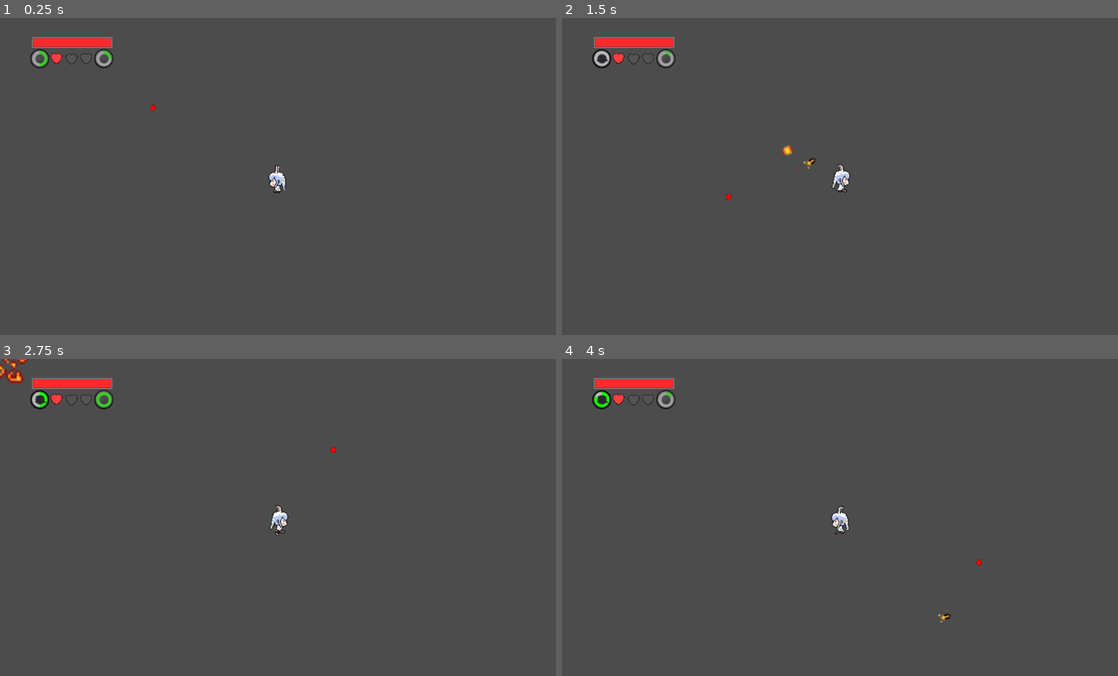
Above: before the commit, frames 1-4 (two rows, left to right).
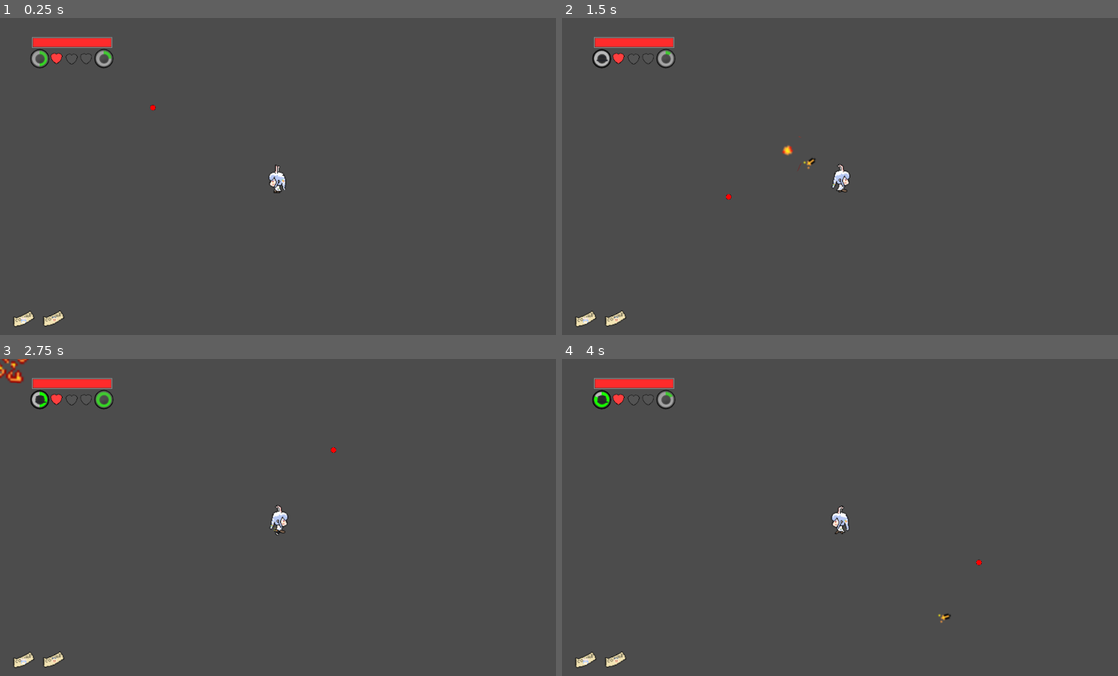
Above: after the commit, the same moments.

Repository: inazumaron/Holoworlds
Game: Godot game, scene res://PlayerEntity/char_Pekora.tscn
Same seed, same stepped clock (60 frames per second), same inputs: the game is played once before the commit and once after it. This scene is started directly instead of the project's main scene.
Inputs (mouse positions are in pixels of both pictures, inside the frame that each line leads up to):
- Up to frame 1 (0.25 s): no input
- Up to frame 2 (1.5 s): move the mouse to (962, 163) at 0.52 s; press the mouse at (962, 163) at 0.53 s; hold Right (ui_right) 0.53-1.28 s; right-click (962, 163) at 0.8 s; move the mouse to (728, 195) at 1.27 s; release the mouse at (728, 195) at 1.28 s; hold Down (ui_down) from 1.28 s (still down); right-click (728, 195) at 1.35 s
- Up to frame 3 (2.75 s): click (166, 536) at 1.55 s; move the mouse to (333, 450) at 2.02 s; release Down (ui_down) at 2.03 s; hold Right (ui_right) from 2.03 s (still down); tap Q (item_1_use) at 2.1 s; right-click (333, 450) at 2.3 s
- Up to frame 4 (4 s): move the mouse to (812, 587) at 2.77 s; release Right (ui_right) at 2.78 s; hold Up (ui_up) 2.78-3.53 s; tap E (item_2_use) at 2.85 s; click (812, 587) at 3.05 s; move the mouse to (1006, 571) at 3.52 s; press the mouse at (1006, 571) at 3.53 s; hold Left (ui_left) from 3.53 s (still down); right-click (1006, 571) at 3.8 s

The runs differ from the first frame. In frame 1, 0.2% of the frame differs, in the area x 2-12%, y 92-98%; in frame 2, 0.2%; in frame 3, 0.2%; in frame 4, 0.2%.

Commit message:
added item UI

Diff:
--- a/GameEntity/CharUI.gd
+++ b/GameEntity/CharUI.gd
@@ -24,6 +24,7 @@
 var small_hp_id = 1			#1,2, or 3
 
 func _ready():
+	update_items()
 	if H2_A:
 		$Small_heart_2.visible = false
 	if H3_A:
@@ -150,3 +151,27 @@
 			$Skill_s_status.play("shade")
 		else:
 			$Skill_s_status.play("none")
+
+func update_items():
+	var item_1_name = GameHandler.item1
+	var temp = get_item_animation(item_1_name)
+	$Item_1_icon.play(temp[0])
+	$Item_1_icon.frame = temp[1]
+	var item_2_name = GameHandler.item2
+	temp = get_item_animation(item_2_name)
+	$Item_2_icon.play(temp[0])
+	$Item_2_icon.frame = temp[1]
+
+func get_item_animation(x):
+	if "collab" in x:
+		return ["tickets", item_frame_char(x.to_lower())]
+	if "switch" in x:
+		return ["char_switch", item_frame_char(x.to_lower())]
+
+func item_frame_char(x):
+	if "flare" in x:
+		return 2
+	if "noel" in x:
+		return 3
+	if "pekora" in x:
+		return 4
--- a/GameEntity/CharUI.tscn
+++ b/GameEntity/CharUI.tscn
@@ -16,6 +16,8 @@
 [ext_resource path="res://Sprites/ui_skill_green.png" type="Texture" id=14]
 [ext_resource path="res://Sprites/ui_skill_fg.png" type="Texture" id=15]
 [ext_resource path="res://GameEntity/CharUI.gd" type="Script" id=16]
+[ext_resource path="res://Sprites/Item_tickets.png" type="Texture" id=17]
+[ext_resource path="res://Sprites/Item_char_switch.png" type="Texture" id=18]
 
 [sub_resource type="SpriteFrames" id=1]
 animations = [ {
@@ -29,35 +31,161 @@
 "name": "s2",
 "speed": 5.0
 }, {
+"frames": [ ExtResource( 2 ) ],
+"loop": true,
+"name": "s6",
+"speed": 5.0
+}, {
+"frames": [ ExtResource( 4 ) ],
+"loop": true,
+"name": "shade",
+"speed": 5.0
+}, {
+"frames": [ ExtResource( 1 ) ],
+"loop": true,
+"name": "s4",
+"speed": 5.0
+}, {
 "frames": [ ExtResource( 3 ) ],
 "loop": true,
 "name": "s5",
 "speed": 5.0
 }, {
-"frames": [ ExtResource( 2 ) ],
-"loop": true,
-"name": "s6",
-"speed": 5.0
-}, {
 "frames": [  ],
 "loop": true,
 "name": "none",
 "speed": 5.0
 }, {
-"frames": [ ExtResource( 1 ) ],
-"loop": true,
-"name": "s4",
-"speed": 5.0
-}, {
 "frames": [ ExtResource( 5 ) ],
 "loop": true,
 "name": "s3",
 "speed": 5.0
-}, {
-"frames": [ ExtResource( 4 ) ],
-"loop": true,
-"name": "shade",
-"speed": 5.0
+} ]
+
+[sub_resource type="AtlasTexture" id=17]
+flags = 4
+atlas = ExtResource( 18 )
+region = Rect2( 0, 32, 32, 32 )
+
+[sub_resource type="AtlasTexture" id=18]
+flags = 4
+atlas = ExtResource( 18 )
+region = Rect2( 32, 32, 32, 32 )
+
+[sub_resource type="AtlasTexture" id=15]
+flags = 4
+atlas = ExtResource( 18 )
+region = Rect2( 32, 0, 32, 32 )
+
+[sub_resource type="AtlasTexture" id=16]
+flags = 4
+atlas = ExtResource( 18 )
+region = Rect2( 64, 0, 32, 32 )
+
+[sub_resource type="AtlasTexture" id=14]
+flags = 4
+atlas = ExtResource( 18 )
+region = Rect2( 0, 0, 32, 32 )
+
+[sub_resource type="AtlasTexture" id=2]
+flags = 4
+atlas = ExtResource( 17 )
+region = Rect2( 0, 0, 32, 32 )
+
+[sub_resource type="AtlasTexture" id=3]
+flags = 4
+atlas = ExtResource( 17 )
+region = Rect2( 32, 0, 32, 32 )
+
+[sub_resource type="AtlasTexture" id=6]
+flags = 4
+atlas = ExtResource( 17 )
+region = Rect2( 32, 32, 32, 32 )
+
+[sub_resource type="AtlasTexture" id=5]
+flags = 4
+atlas = ExtResource( 17 )
+region = Rect2( 0, 32, 32, 32 )
+
+[sub_resource type="AtlasTexture" id=4]
+flags = 4
+atlas = ExtResource( 17 )
+region = Rect2( 64, 0, 32, 32 )
+
+[sub_resource type="SpriteFrames" id=7]
+animations = [ {
+"frames": [ SubResource( 17 ), SubResource( 18 ), SubResource( 15 ), SubResource( 16 ), SubResource( 14 ) ],
+"loop": true,
+"name": "char_switch",
+"speed": 0.0
+}, {
+"frames": [ SubResource( 2 ), SubResource( 3 ), SubResource( 6 ), SubResource( 5 ), SubResource( 4 ) ],
+"loop": true,
+"name": "tickets",
+"speed": 0.0
+} ]
+
+[sub_resource type="AtlasTexture" id=19]
+flags = 4
+atlas = ExtResource( 18 )
+region = Rect2( 32, 32, 32, 32 )
+
+[sub_resource type="AtlasTexture" id=20]
+flags = 4
+atlas = ExtResource( 18 )
+region = Rect2( 0, 32, 32, 32 )
+
+[sub_resource type="AtlasTexture" id=21]
+flags = 4
+atlas = ExtResource( 18 )
+region = Rect2( 32, 0, 32, 32 )
+
+[sub_resource type="AtlasTexture" id=22]
+flags = 4
+atlas = ExtResource( 18 )
+region = Rect2( 64, 0, 32, 32 )
+
+[sub_resource type="AtlasTexture" id=23]
+flags = 4
+atlas = ExtResource( 18 )
+region = Rect2( 0, 0, 32, 32 )
+
+[sub_resource type="AtlasTexture" id=8]
+flags = 4
+atlas = ExtResource( 17 )
+region = Rect2( 0, 0, 32, 32 )
+
+[sub_resource type="AtlasTexture" id=9]
+flags = 4
+atlas = ExtResource( 17 )
+region = Rect2( 32, 0, 32, 32 )
+
+[sub_resource type="AtlasTexture" id=12]
+flags = 4
+atlas = ExtResource( 17 )
+region = Rect2( 32, 32, 32, 32 )
+
+[sub_resource type="AtlasTexture" id=11]
+flags = 4
+atlas = ExtResource( 17 )
+region = Rect2( 0, 32, 32, 32 )
+
+[sub_resource type="AtlasTexture" id=10]
+flags = 4
+atlas = ExtResource( 17 )
+region = Rect2( 64, 0, 32, 32 )
+
+[sub_resource type="SpriteFrames" id=13]
+animations = [ {
+"frames": [ SubResource( 19 ), SubResource( 20 ), SubResource( 21 ), SubResource( 22 ), SubResource( 23 ) ],
+"loop": true,
+"name": "char_switch",
+"speed": 0.0
+}, {
+"frames": [ SubResource( 8 ), SubResource( 9 ), SubResource( 12 ), SubResource( 11 ), SubResource( 10 ) ],
+"loop": true,
+"name": "tickets",
+"speed": 0.0
 } ]
 
 [node name="Node2D" type="Node2D"]
@@ -151,3 +279,15 @@
 position = Vector2( -481.608, -338.653 )
 frames = SubResource( 1 )
 animation = "shade"
+
+[node name="Item_1_icon" type="AnimatedSprite" parent="."]
+position = Vector2( -703.484, 382.466 )
+scale = Vector2( 2, 2 )
+frames = SubResource( 7 )
+animation = "char_switch"
+
+[node name="Item_2_icon" type="AnimatedSprite" parent="."]
+position = Vector2( -620.846, 381.407 )
+scale = Vector2( 2, 2 )
+frames = SubResource( 13 )
+animation = "char_switch"
--- a/GameEntity/GameHandler.gd
+++ b/GameEntity/GameHandler.gd
@@ -166,6 +166,7 @@
 		curr_world_id.collab_recruit(slot,true)
 		active_character = 2
 	return return_val
+
 func switch_char(code):
 	var return_val = 0
 	if active_character == 0:
@@ -188,3 +189,8 @@
 		return_val = co_char_2
 	curr_world_id.switch_active_char(active_character)
 	return return_val
+
+func update_item(x,y):
+	item1 = x
+	item2 = y
+	curr_world_id.update_player_items()
--- a/GameEntity/ItemHandler.gd
+++ b/GameEntity/ItemHandler.gd
@@ -64,9 +64,7 @@
 	update_items()
 
 func update_items(): #update items on gamehandler side
-	GameHandler.item1 = item_1
-	GameHandler.item2 = item_2
-	print(item_1," ", item_2)
+	GameHandler.update_item(item_1,item_2)
 
 func get_item_value(item_name):
 	if item_name == "pekora_collab":
--- a/PlayerEntity/char_Flare.gd
+++ b/PlayerEntity/char_Flare.gd
@@ -127,7 +127,7 @@
 	#	0 - update life
 	#	1 - normal click
 	#	2 - special click
-	#
+	#	3 - update items
 	if n == 0:
 		ui_inst.update_HP(HP,MAX_HP)
 		ui_inst.update_shp_self(HP,MAX_HP)
@@ -135,6 +135,8 @@
 		ui_inst.Skill_normal_update(-1)
 	elif n == 2:
 		ui_inst.Skill_special_update(-1)
+	elif n == 3:
+		ui_inst.update_items()
 
 func send_data():
 	var data = {"CHAR_CODE":130, "HP": HP, "MAX_HP": MAX_HP, "MAX_SPEED": MAX_SPEED, "ATTACK_DMG":ATTACK_DAMAGE,
--- a/PlayerEntity/char_Noel.gd
+++ b/PlayerEntity/char_Noel.gd
@@ -135,6 +135,8 @@
 		ui_inst.Skill_normal_update(-1)
 	elif n == 2:
 		ui_inst.Skill_special_update(-1)
+	elif n == 3:
+		ui_inst.update_items()
 
 func send_data():
 	var data = {"CHAR_CODE":130, "HP": HP, "MAX_HP": MAX_HP, "MAX_SPEED": MAX_SPEED, "ATTACK_DMG":ATTACK_DAMAGE,
--- a/PlayerEntity/char_Pekora.gd
+++ b/PlayerEntity/char_Pekora.gd
@@ -143,6 +143,8 @@
 		ui_inst.Skill_normal_update(-1)
 	elif n == 2:
 		ui_inst.Skill_special_update(-1)
+	elif n == 3:
+		ui_inst.update_items()
 
 func send_data():
 	var data = {"CHAR_CODE":130, "HP": HP, "MAX_HP": MAX_HP, "MAX_SPEED": MAX_SPEED, "ATTACK_DMG":ATTACK_DAMAGE,
--- a/Worlds/Graveyard.gd
+++ b/Worlds/Graveyard.gd
@@ -260,3 +260,10 @@
 		collab_char_2.queue_free()
 	IH_inst.queue_free()
 	get_tree().change_scene("res://GameEntity/routeList.tscn")
+
+func update_player_items():
+	player_inst.ui_manipulation(3)
+	if typeof(collab_char_1) != 4:
+		collab_char_1.ui_manipulation(3)
+	if typeof(collab_char_2) != 4:
+		collab_char_2.ui_manipulation(3)
Not shown: 1 places in GameEntity/CharUI.tscn that only renumber resources
Binary file added: Sprites/Item_char_switch.png
Not shown, added: Sprites/Item_char_switch.png.import
Binary file added: Sprites/Item_tickets.png
Not shown, added: Sprites/Item_tickets.png.import
